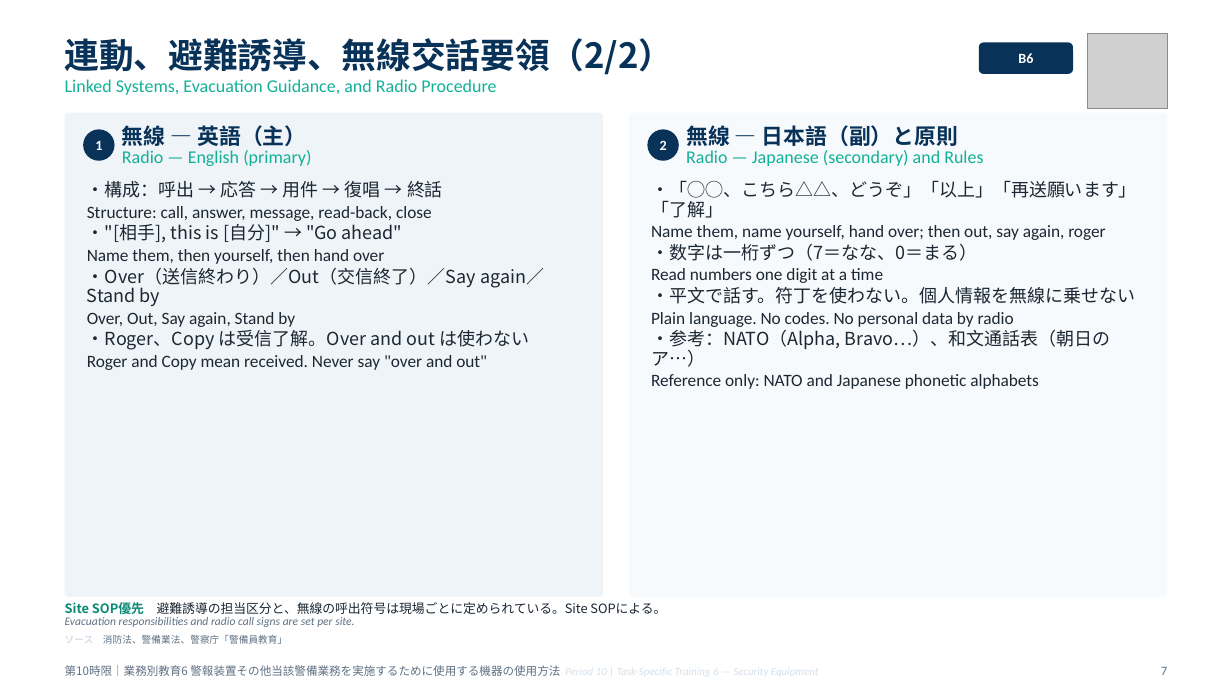
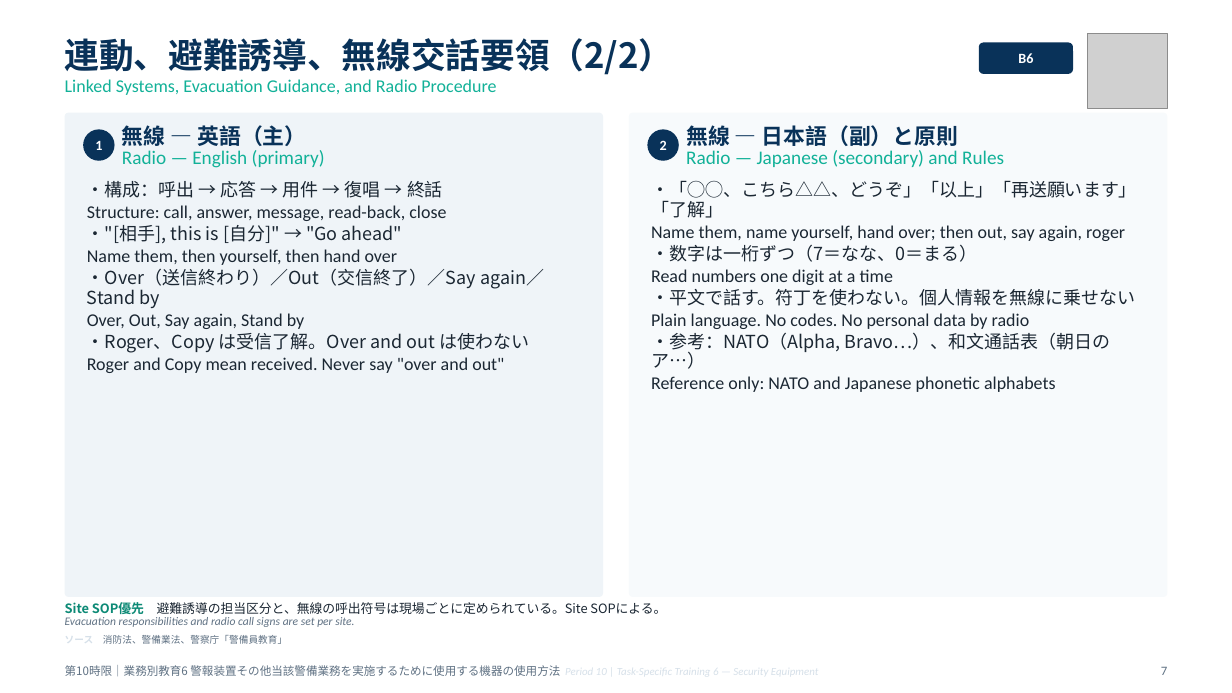
Before and after one commit to hrsmhiroshi-cpu/Training-, a slide deck: slide 7 of decks/06_10限_機器と総括.pptx. Drawn at 1232x693 pixels with LibreOffice and Linux fonts; fonts in the diff are those of the drawing; grey boxes stand for pictures. Boxes give left, top, right and bottom in pixels: in the first picture for what was removed or moved away, otherwise in the second. Text is boxed around its words. In the diff, an @@ line names an element or a change of style, - is before the commit and + after.

```diff
--- a/decks/06_10限_機器と総括.pptx
+++ b/decks/06_10限_機器と総括.pptx
@@ text at bbox=[122, 150, 325, 168]: size 14 to 15 pt in "Radio — English (primary)" @@
@@ text at bbox=[686, 150, 1004, 167]: size 14 to 15 pt in "Radio — Japanese (secondary) and Rules" @@
@@ text at bbox=[87, 205, 504, 373]: size 13.5 to 14 pt in "Structure: call, answer, message, read-back, close", "Name them, then yourself, then hand over", "Over, Out, Say again, Stand by", "Roger and Copy mean received. Never say ..." @@
@@ text at bbox=[651, 225, 1125, 392]: size 13.5 to 14 pt in "Name them, name yourself, hand over; then ...", "Read numbers one digit at a time", "Plain language. No codes. No personal data ...", "Reference only: NATO and Japanese phonetic alphabets" @@
```
Also in this commit, not shown: 16 other slides changed, 17 other files.
